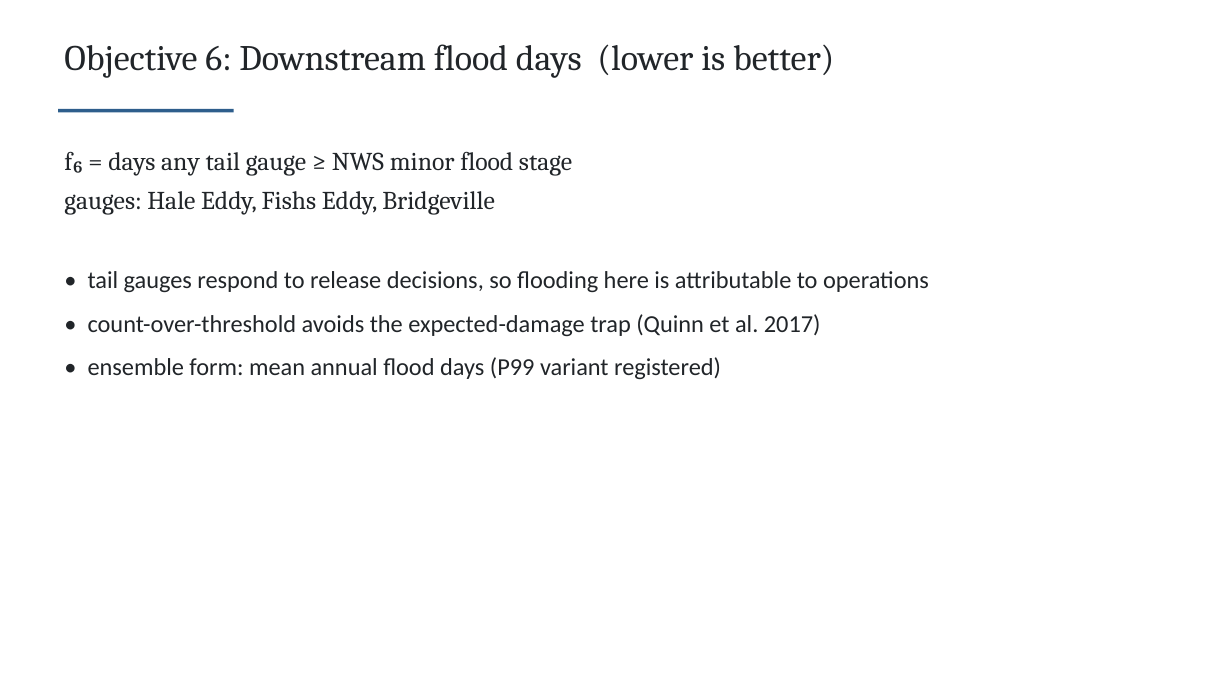
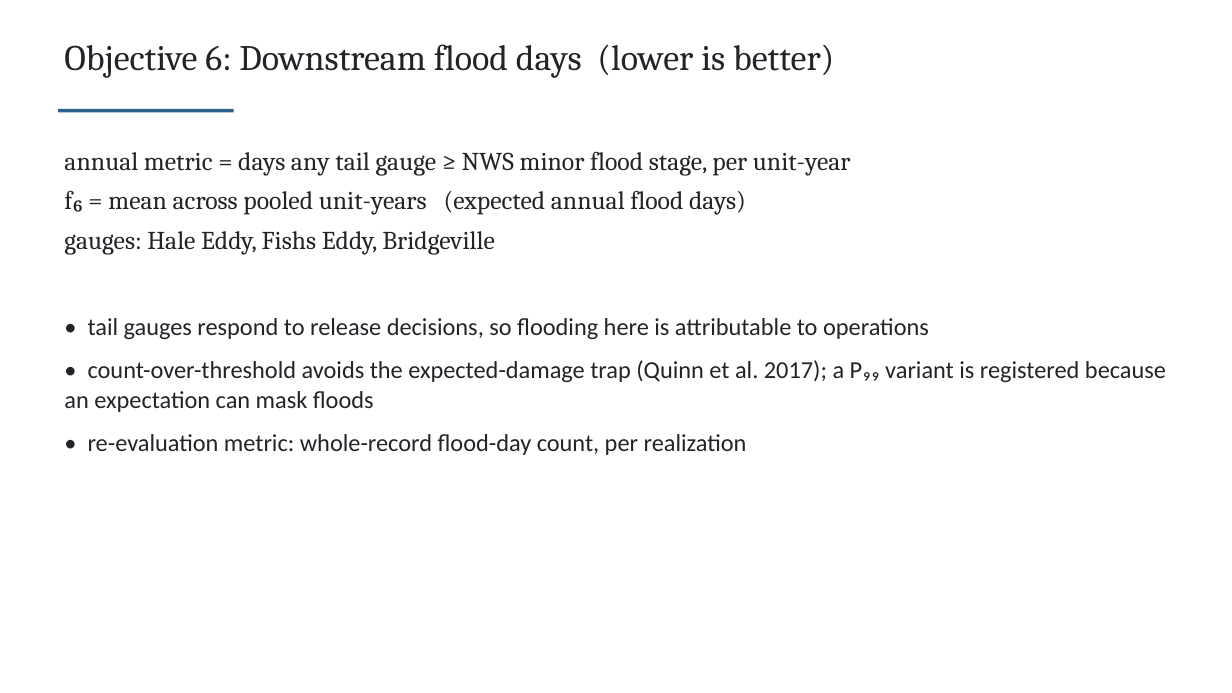
Before and after one commit to TrevorJA/NYCOptimization, a slide deck: slide 36 of docs/NYCOptimization_project_proposal_and_motivation_CLAUDE.pptx. Drawn at 1232x693 pixels with LibreOffice and Linux fonts; fonts in the diff are those of the drawing. Boxes give left, top, right and bottom in pixels: in the first picture for what was removed or moved away, otherwise in the second. Text is boxed around its words. In the diff, an @@ line names an element or a change of style, - is before the commit and + after.

```diff
--- a/docs/NYCOptimization_project_proposal_and_motivation_CLAUDE.pptx
+++ b/docs/NYCOptimization_project_proposal_and_motivation_CLAUDE.pptx
@@ text at (64,151,851,215): text changed @@
-f₆ = days any tail gauge ≥ NWS minor flood stage
+annual metric = days any tail gauge ≥ NWS minor flood stage, per unit-year
+f₆ = mean across pooled unit-years (expected annual flood days)
@@ text "• tail gauges respond to ...": place and size @@
-text "• tail gauges respond to ..." at (88,271,929,379)
+text "• tail gauges respond to ..." at (64,318,1166,455)
@@ text at (64,360,1166,455): text changed @@
-• count-over-threshold avoids the expected-damage trap (Quinn et al. 2017)
-• ensemble form: mean annual flood days (P99 variant registered)
+• count-over-threshold avoids the expected-damage trap (Quinn et al. 2017); a P₉₉ variant is registered because an expectation can mask floods
+• re-evaluation metric: whole-record flood-day count, per realization
```
Also in this commit, not shown: 7 other slides changed, 31 other files.
